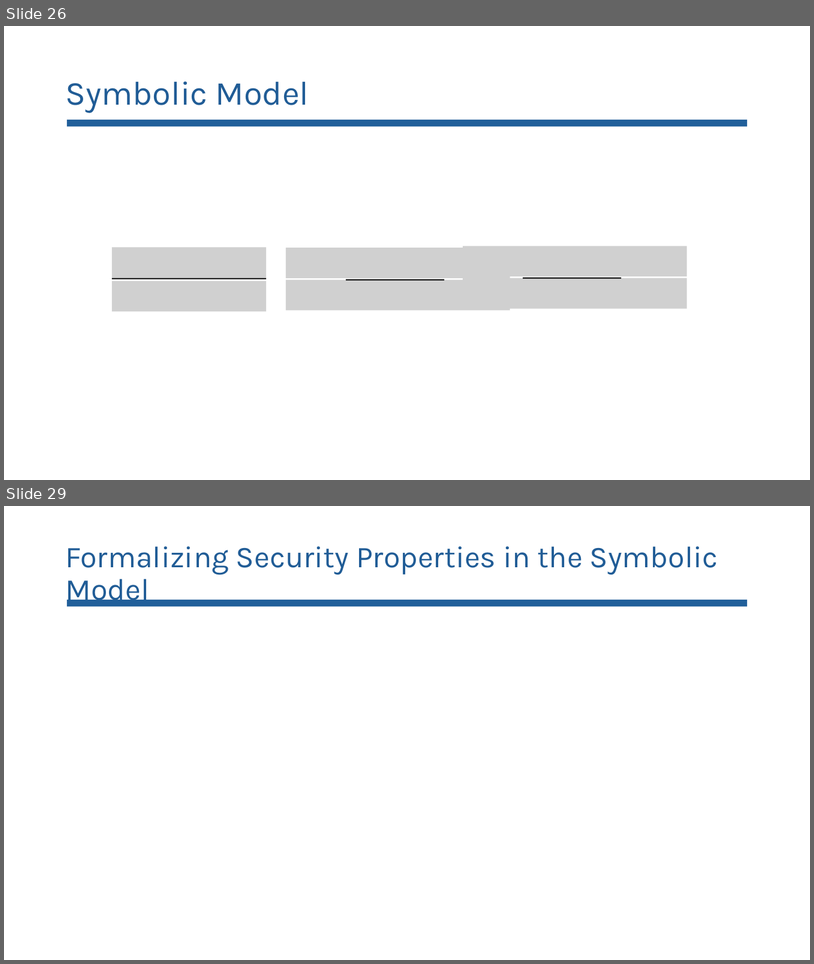
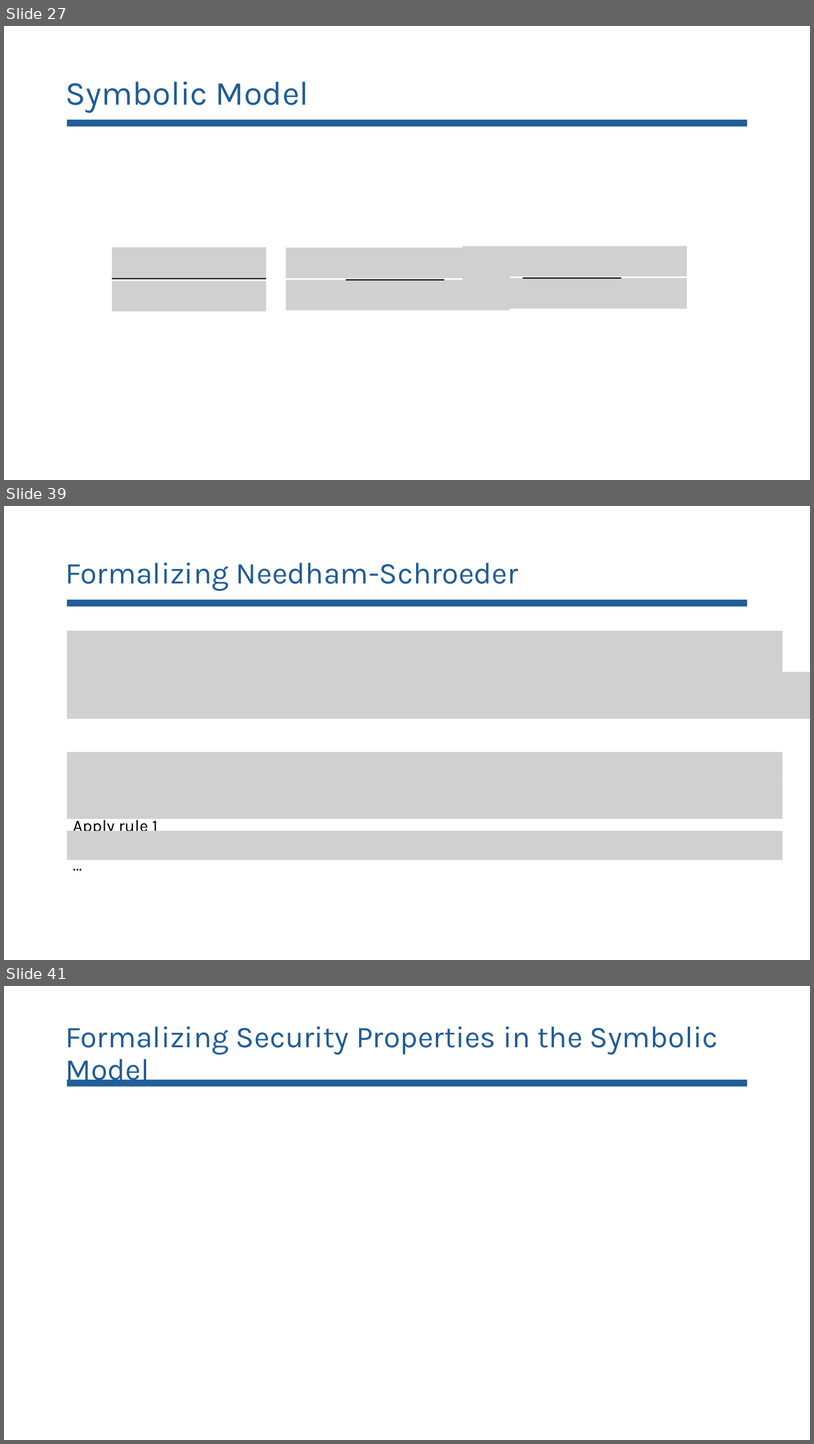
Before and after one commit to lorchrob/comprehensive_exam, a slide deck: Comp slides.pptx. Shown one above the other, each under a label of ours: slides 26 and 29 before the commit, slides 27, 39 and 41 after it; the slides between them are not shown. The pictures are 814x964 and 814x1444 pixels, drawn with LibreOffice and Linux fonts; fonts in the diff are those of the drawing; grey boxes stand for pictures. Boxes give left, top, right and bottom in pixels: in the first picture for what was removed or moved away, otherwise in the second. Text is boxed around its words. In the diff, an @@ line names an element or a change of style, - is before the commit and + after.

```diff
--- a/Comp slides.pptx
+++ b/Comp slides.pptx
@@ slide 39 added at (4,506,810,960), background #FFFFFF @@
@@ title added at (65,562,519,591), 36 pt, text #205C96 @@
+Formalizing Needham-Schroeder
@@ rectangle added at (67,600,747,606), fill #215F9A @@
@@ picture added at (67,631,783,680) @@
@@ picture added at (67,672,810,718) @@
@@ picture added at (67,751,783,778) @@
@@ picture added at (67,771,783,817) @@
@@ picture added at (67,792,783,819) @@
@@ text added at (73,819,158,831), 20 pt, text #000000 @@
+Apply rule 1
@@ picture added at (67,831,783,860) @@
@@ text added at (67,851,783,877), 20 pt, text #000000 @@
+…
@@ what was slide 26 is now slide 27 @@
@@ what was slide 29 is now slide 41 @@
```
Also in this commit, not shown: 11 slides changed, 18 other slides added, 1 slide removed, 2 other files.
